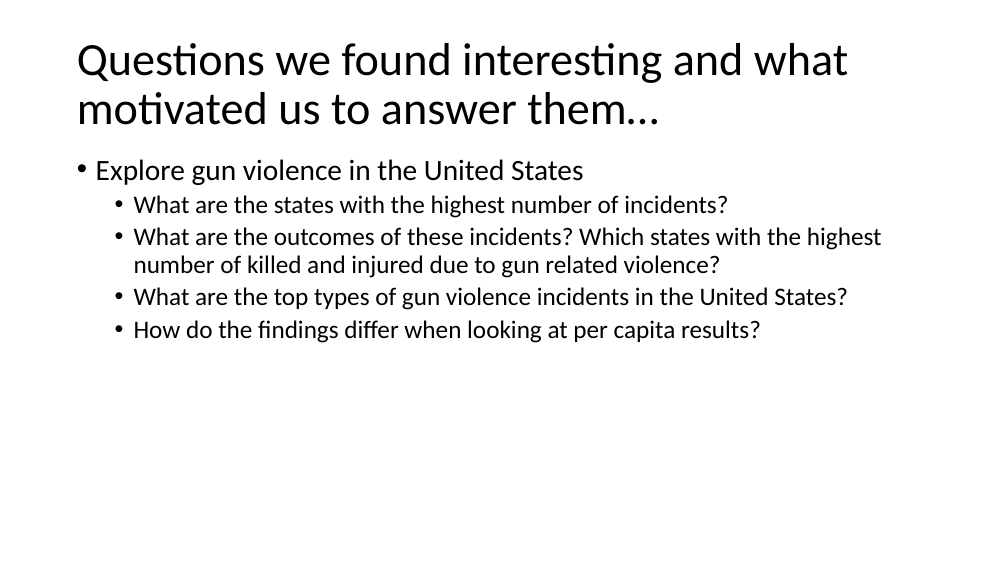
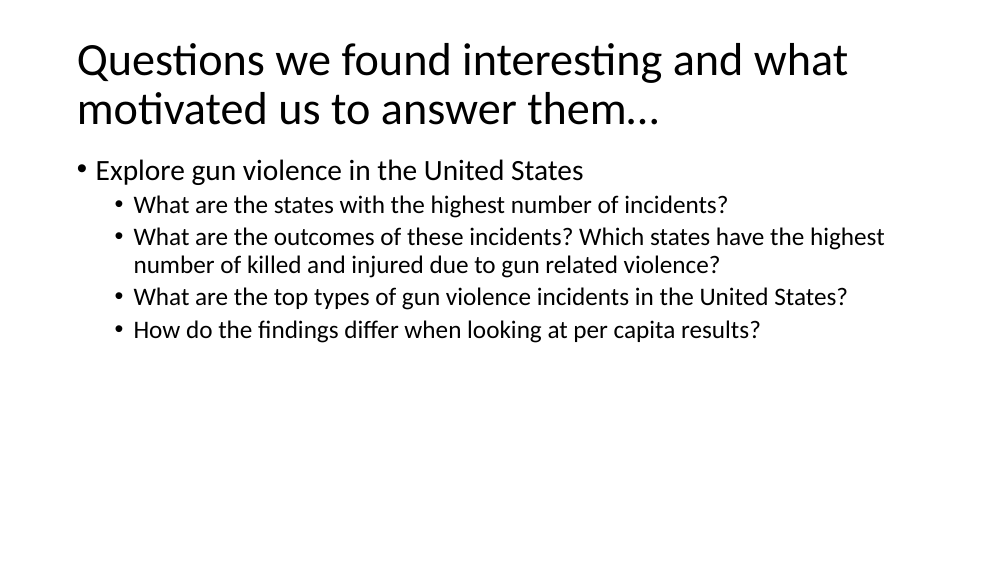
Before and after one commit to YoussefMroue/ProjectOneTeamJay, a slide deck: slide 2 of Reports/Project Jay.pptx. Drawn at 1008x567 pixels with LibreOffice and Linux fonts; fonts in the diff are those of the drawing. Boxes give left, top, right and bottom in pixels: in the first picture for what was removed or moved away, otherwise in the second. Text is boxed around its words. In the diff, an @@ line names an element or a change of style, - is before the commit and + after.

```diff
--- a/Reports/Project Jay.pptx
+++ b/Reports/Project Jay.pptx
@@ text at [134,227,885,278]: text changed @@
-  • What are the outcomes of these incidents? Which states with the highest number of killed and injured due to gun related violence?
+  • What are the outcomes of these incidents? Which states have the highest number of killed and injured due to gun related violence?
```
Also in this commit, not shown: 2 other files.
